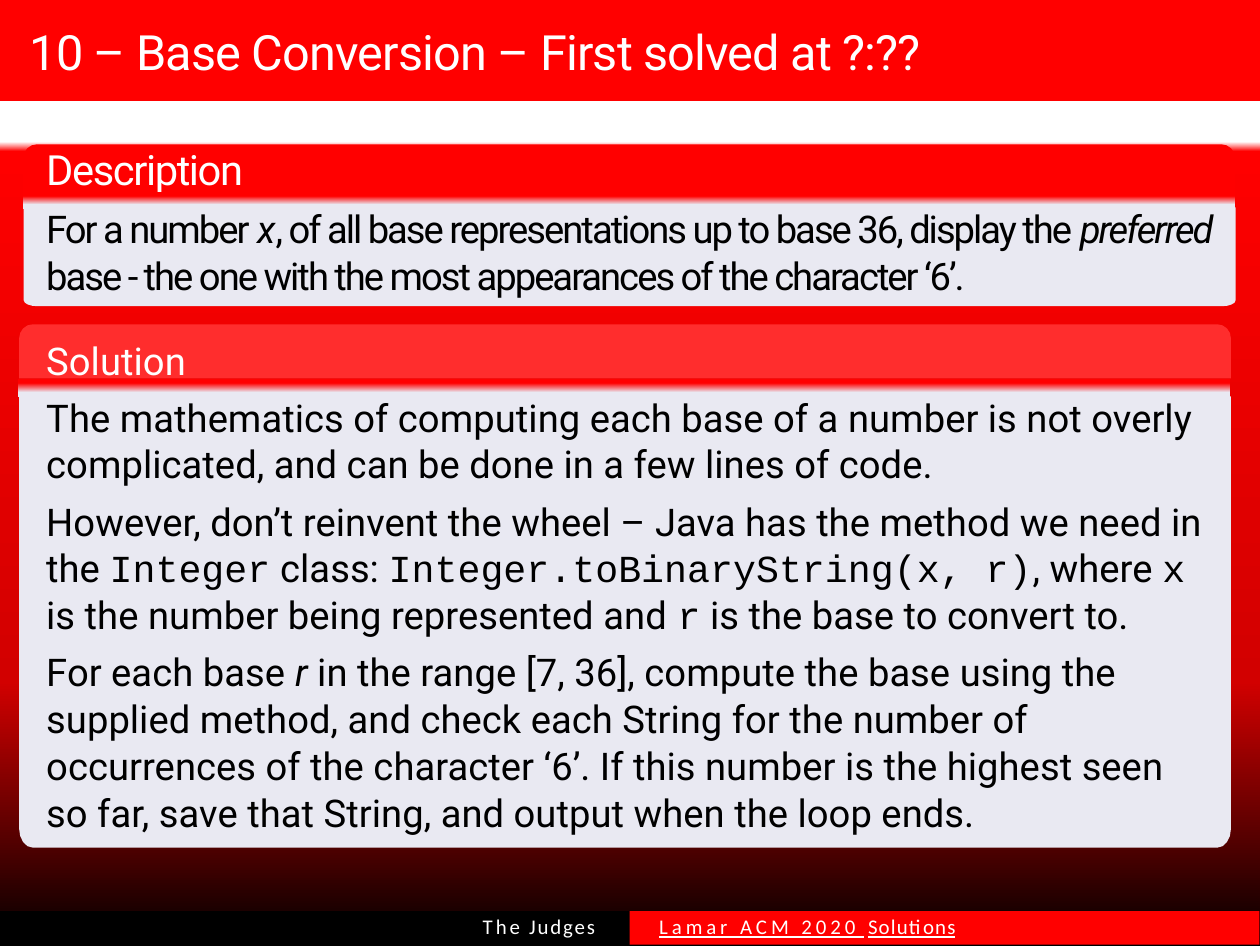
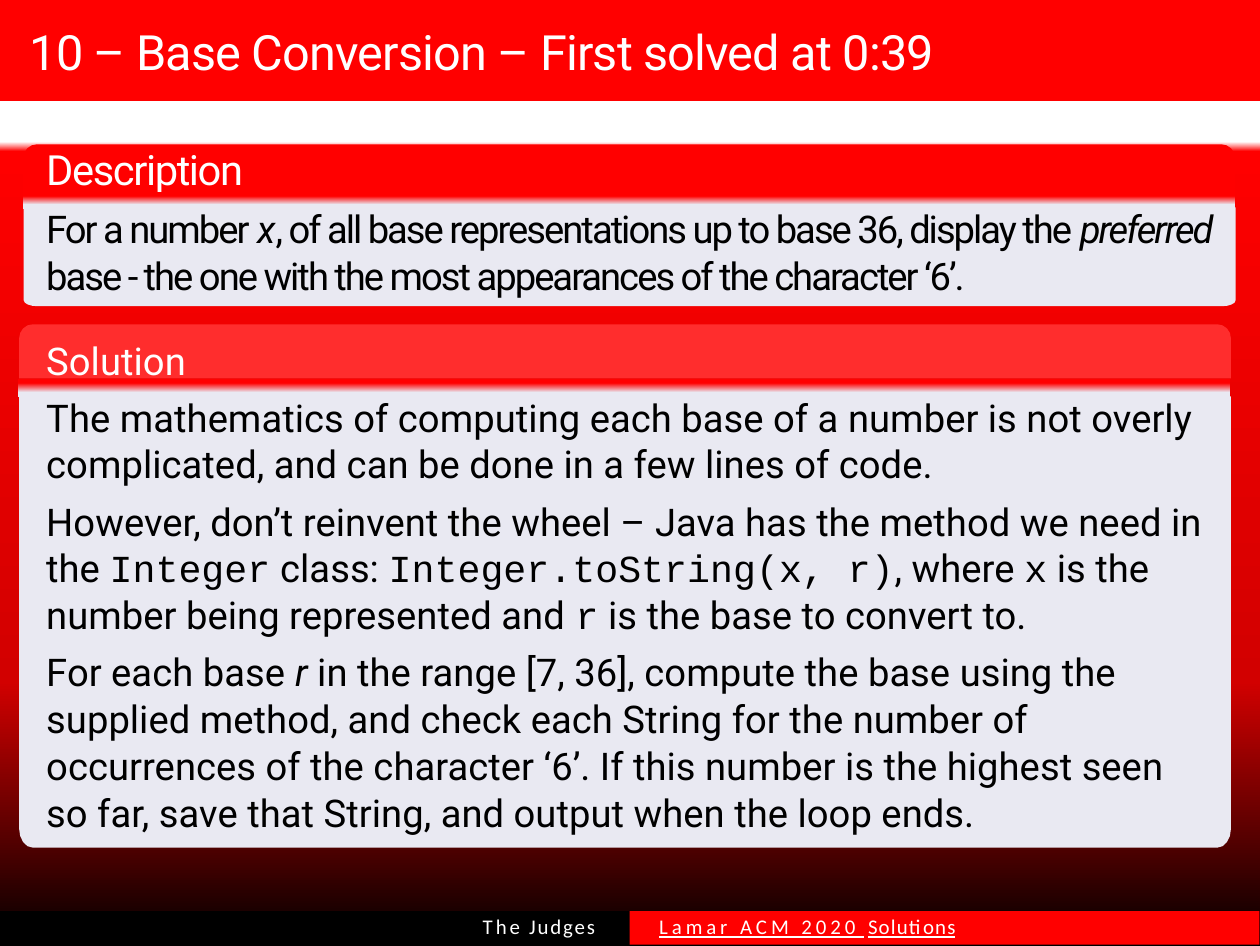
Before and after one commit to MKBeSomeone/MintFamily, a slide deck: slide 9 of Lamar ACM 2020 Solution Slides.pptx (slide 28 before the commit). Drawn at 1260x946 pixels with LibreOffice and Linux fonts; fonts in the diff are those of the drawing. Boxes give left, top, right and bottom in pixels: in the first picture for what was removed or moved away, otherwise in the second. Text is boxed around its words. In the diff, an @@ line names an element or a change of style, - is before the commit and + after.

Commit message:
slides yay

```diff
--- a/Lamar ACM 2020 Solution Slides.pptx
+++ b/Lamar ACM 2020 Solution Slides.pptx
@@ title at (x1=30, y1=33, x2=934, y2=71): text changed @@
-10 – Base Conversion – First solved at ?:??
+10 – Base Conversion – First solved at 0:39
@@ text at (x1=46, y1=507, x2=1201, y2=637): text changed @@
-However, don’t reinvent the wheel – Java has the method we need in the Integer class: Integer.toBinaryString(x, r), where x is the number being represented and r is the base to convert to.
+However, don’t reinvent the wheel – Java has the method we need in the Integer class: Integer.toString(x, r), where x is the number being represented and r is the base to convert to.
```
Also in this commit, not shown: 12 other slides changed.
